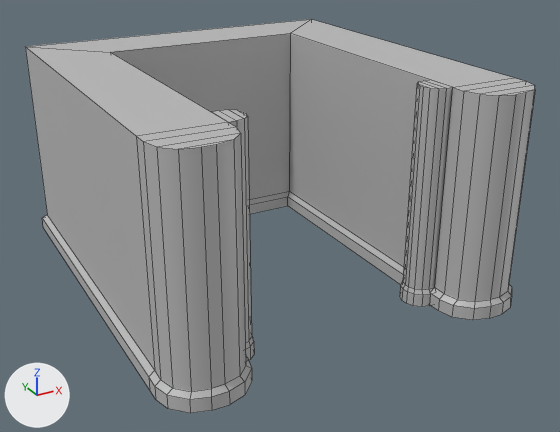
An edit to the FBX model Assets/Assets/bath.fbx, drawn before and after from the same camera.
Before and after are seen from a camera (50 mm lens) standing at (-4.79, -9.32, 5.35) and looking at (0.12, -0.39, 0.89). Arrows for +X, +Y and +Z are at lower left; the lights stay in place. Mesh edges are drawn as thin lines. Where no turn or scale is listed for an object, it has been applied to the vertices. Vertices at the same position are counted once.

In view in the first picture: 'SM_bath'.
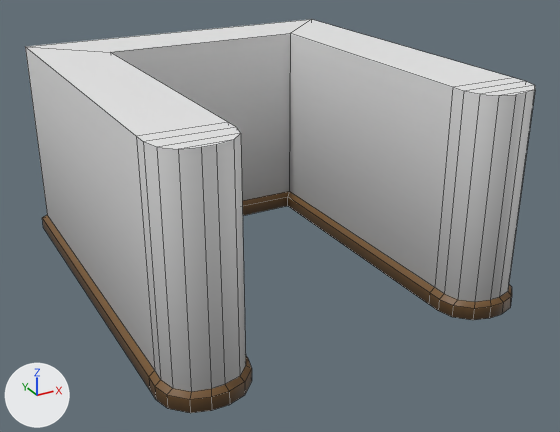
Where the change shows, as pixel boxes [x1, y1, x2, y2] in the pictures (560 x 432 px):
'SM_bath', surface changed, reshaped: [25, 19, 535, 413] in both
part 1 of me_mesh, deleted: before [400, 80, 453, 307]
part 2 of me_mesh, deleted: before [212, 110, 254, 360]
part 3 of me_mesh, surface changed: [25, 19, 535, 413] in both

What changed in the scene script:
```text
Add img_palette_png:
    img_palette_png = load_image('palette.png', 'props/palette.png', 512, 512, 'sRGB')
Change mat_lambert1:
    remove mat_lambert1.base_color = (0.5, 0.5, 0.5)  # grey #bcbcbc
    add mat_lambert1.texture = img_palette_png
Change me_mesh:
    used by ob_sm_bath; location = (0.0, 0.0, 0.0)
    remove me_mesh.from_pydata(...)  # 172 vertices, 145 faces; spans x -2.57..2.57, y -2.9..2.85, z 0.0..3.0
    add me_mesh.from_pydata(...)  # 96 vertices, 83 faces; spans x -2.57..2.57, y -2.9..2.85, z 0.0..3.0
    me_mesh part 1
    38 vertices are removed from x 1.17..1.5, y -2.26..-1.75, z 0.0..3.0
    31 faces are deleted
    me_mesh part 2
    38 vertices are removed from x -1.5..-1.17, y -2.26..-1.75, z 0.0..3.0
    31 faces are deleted
    me_mesh part 3: 83 kept faces spanning x -2.57..2.57, y -2.9..2.85, z 0.0..3.0 get new texture (UV) coordinates
```
